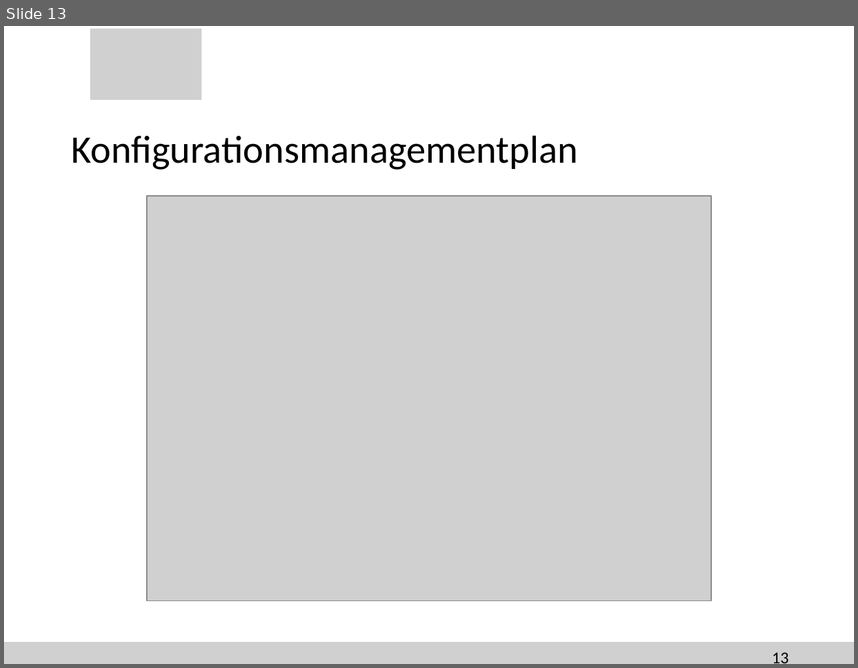
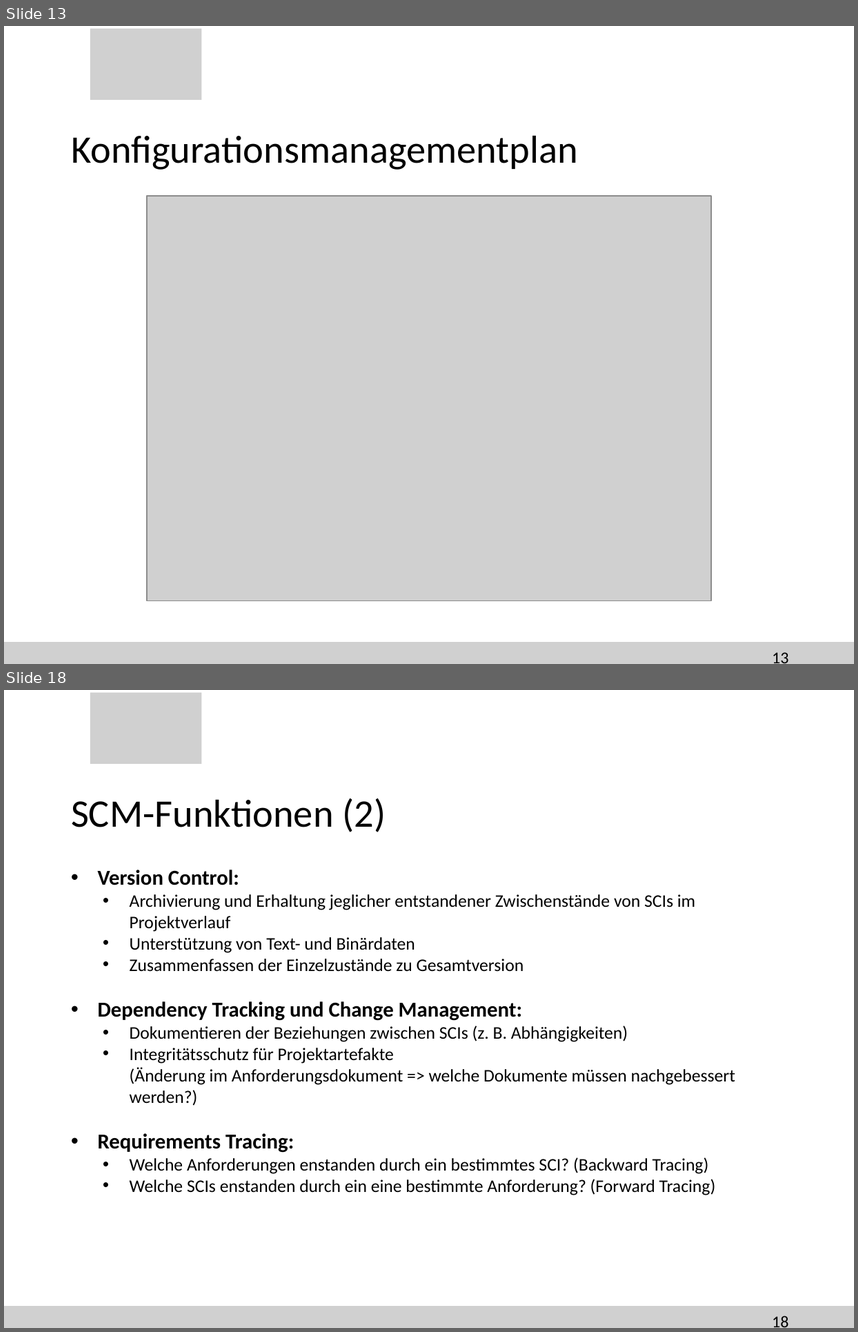
Before and after one commit to SteiMi/swm-seminar, a slide deck: Präsentation/seminar.pptx. Shown one above the other, each under a label of ours: slide 13 before the commit, slides 13 and 18 after it; the slides between them are not shown. The pictures are 858x668 and 858x1332 pixels, drawn with LibreOffice and Linux fonts; fonts in the diff are those of the drawing; grey boxes stand for pictures; background and template pictures are left out. Boxes give left, top, right and bottom in pixels: in the first picture for what was removed or moved away, otherwise in the second. Text is boxed around its words. In the diff, an @@ line names an element or a change of style, - is before the commit and + after.

```diff
--- a/Präsentation/seminar.pptx
+++ b/Präsentation/seminar.pptx
@@ slide 18 added at box(4, 690, 854, 1328), background #FFFFFF; not listed: 2 template elements that a slide beside it also shows @@
@@ title added at box(71, 798, 386, 832), 33 pt, text #000000 @@
+SCM-Funktionen (2)
@@ text added at box(98, 869, 735, 1195), 15 pt, text #000000 @@
+  • Version Control:
+    • Archivierung und Erhaltung jeglicher entstandener Zwischenstände von SCIs im Projektverlauf
+    • Unterstützung von Text- und Binärdaten
+    • Zusammenfassen der Einzelzustände zu Gesamtversion
+  • Dependency Tracking und Change Management:
+    • Dokumentieren der Beziehungen zwischen SCIs (z. B. Abhängigkeiten)
+    • Integritätsschutz für Projektartefakte
+      (Änderung im Anforderungsdokument => welche Dokumente müssen nachgebessert werden?)
+  • Requirements Tracing:
+    • Welche Anforderungen enstanden durch ein bestimmtes SCI? (Backward Tracing)
+    • Welche SCIs enstanden durch ein eine bestimmte Anforderung? (Forward Tracing)
@@ page number added at box(772, 1315, 789, 1327), 14 pt, text #000000 @@
+18
```
Also in this commit, not shown: 2 slides changed, 5 other slides added, 1 other file.
